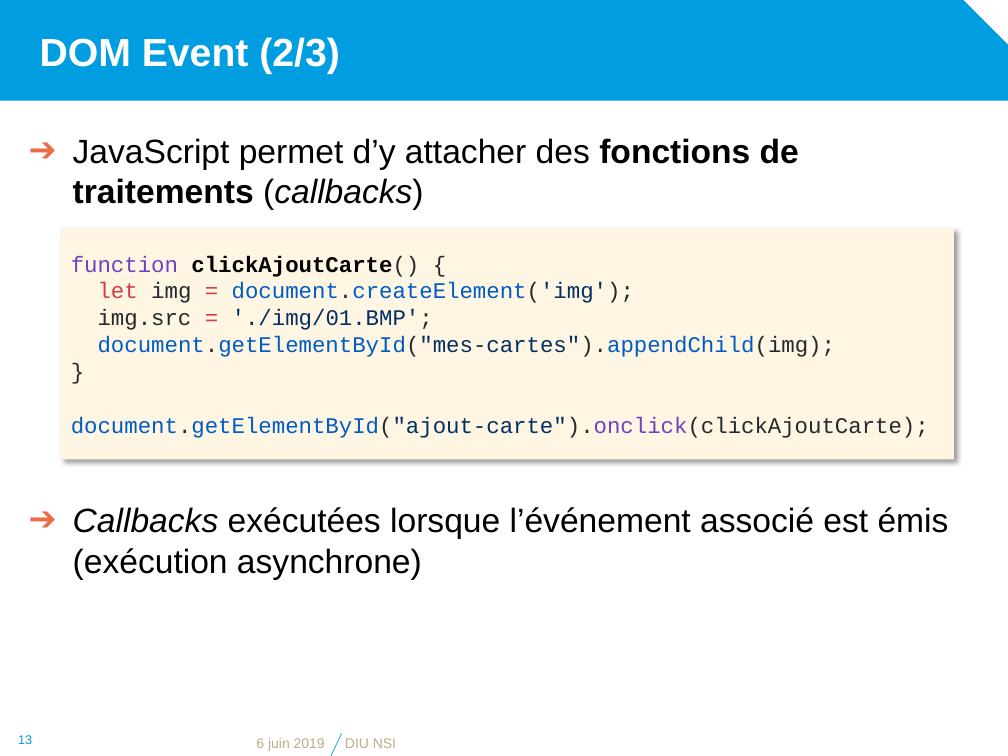
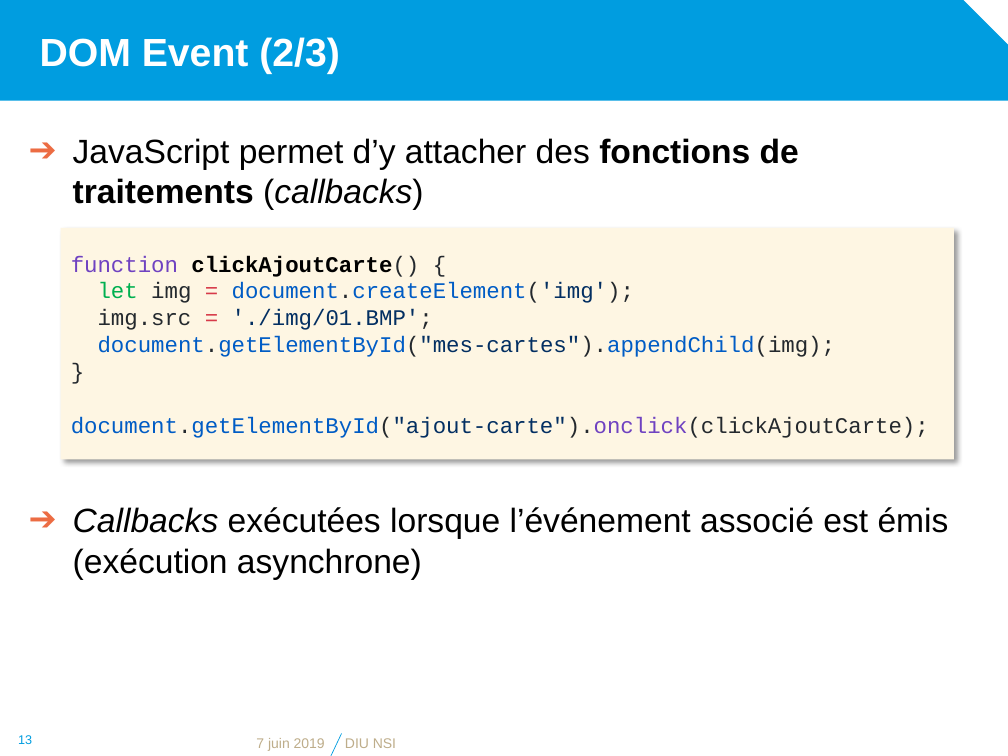
Before and after one commit to diu-uf-bordeaux/bloc1, a slide deck: slide 13 of web/4-JS/JavaScript.pptx. Drawn at 1008x756 pixels with LibreOffice and Linux fonts; fonts in the diff are those of the drawing; background and template pictures are left out. Boxes give left, top, right and bottom in pixels: in the first picture for what was removed or moved away, otherwise in the second. Text is boxed around its words. In the diff, an @@ line names an element or a change of style, - is before the commit and + after.

```diff
--- a/web/4-JS/JavaScript.pptx
+++ b/web/4-JS/JavaScript.pptx
@@ text in rectangle at (x1=98, y1=282, x2=634, y2=303): text colour #D73A49 to #00B050 in "let" @@
@@ text at (x1=256, y1=738, x2=325, y2=751): text changed @@
-6 juin 2019
+7 juin 2019
```
Also in this commit, not shown: 13 other slides changed, 6 other files.
